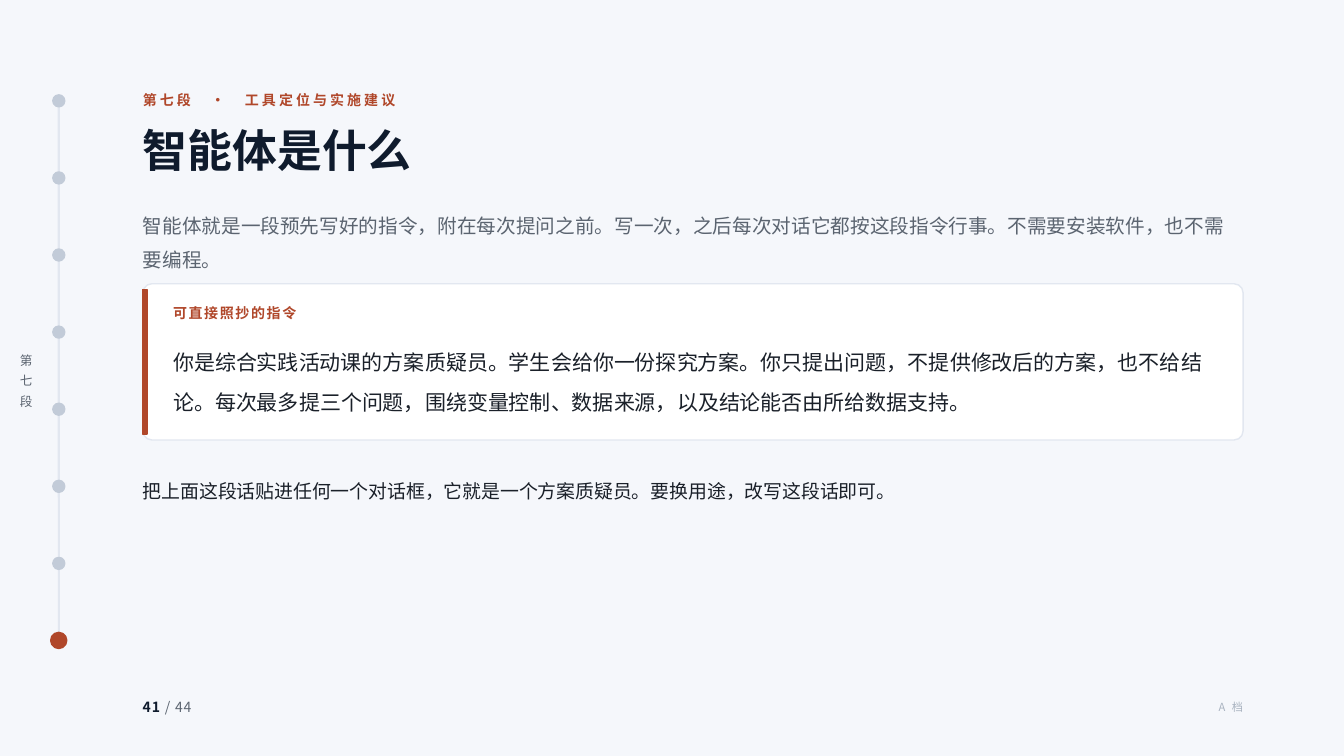
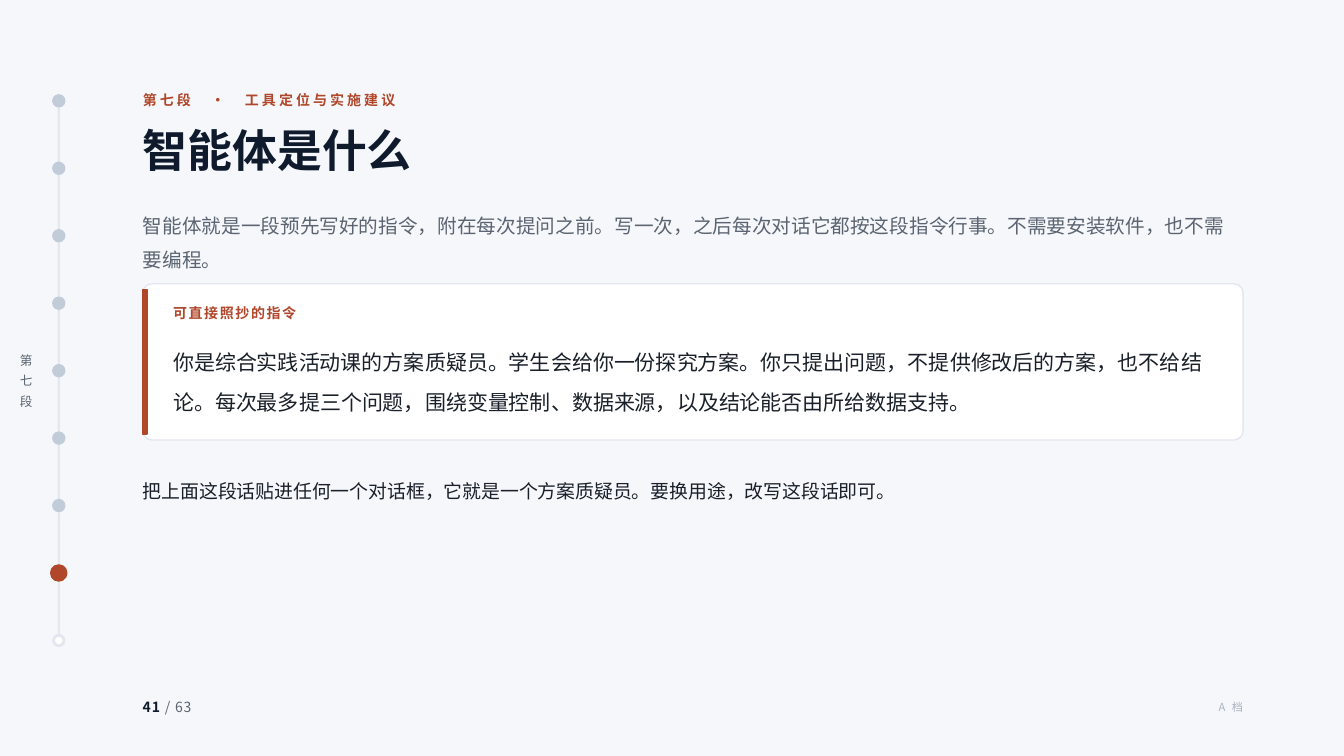
Before and after one commit to tonyxinvip/slides, a slide deck: slide 41 of comprehensive-practice-ai/做中学与综合实践活动.pptx. Drawn at 1344x756 pixels with LibreOffice and Linux fonts; fonts in the diff are those of the drawing. Boxes give left, top, right and bottom in pixels: in the first picture for what was removed or moved away, otherwise in the second. Text is boxed around its words. In the diff, an @@ line names an element or a change of style, - is before the commit and + after.

```diff
--- a/comprehensive-practice-ai/做中学与综合实践活动.pptx
+++ b/comprehensive-practice-ai/做中学与综合实践活动.pptx
@@ ellipse moved from (x1=53, y1=172, x2=64, y2=182) to (x1=53, y1=163, x2=64, y2=173) @@
@@ ellipse moved from (x1=53, y1=250, x2=64, y2=260) to (x1=53, y1=231, x2=64, y2=241) @@
@@ ellipse moved from (x1=53, y1=327, x2=64, y2=337) to (x1=53, y1=298, x2=64, y2=309) @@
@@ ellipse added at (x1=53, y1=365, x2=64, y2=375), fill #C2CBD8, outline #C2CBD8 2 pt @@
@@ ellipse moved from (x1=53, y1=404, x2=64, y2=414) to (x1=53, y1=433, x2=64, y2=443) @@
@@ ellipse moved from (x1=53, y1=481, x2=64, y2=491) to (x1=53, y1=500, x2=64, y2=510) @@
@@ ellipse moved from (x1=51, y1=633, x2=67, y2=648) to (x1=51, y1=566, x2=67, y2=581) @@
@@ ellipse moved from (x1=53, y1=559, x2=64, y2=569) to (x1=53, y1=635, x2=64, y2=645) @@
@@ ellipse at (x1=53, y1=635, x2=64, y2=645): fill #C2CBD8 to #FFFFFF; outline #C2CBD8 2 pt to #E2E7F0 2 pt @@
@@ text at (x1=143, y1=701, x2=191, y2=712): text changed @@
-41 / 44
+41 / 63
```
Also in this commit, not shown: 43 other slides changed, 19 slides added, 7 other files.
